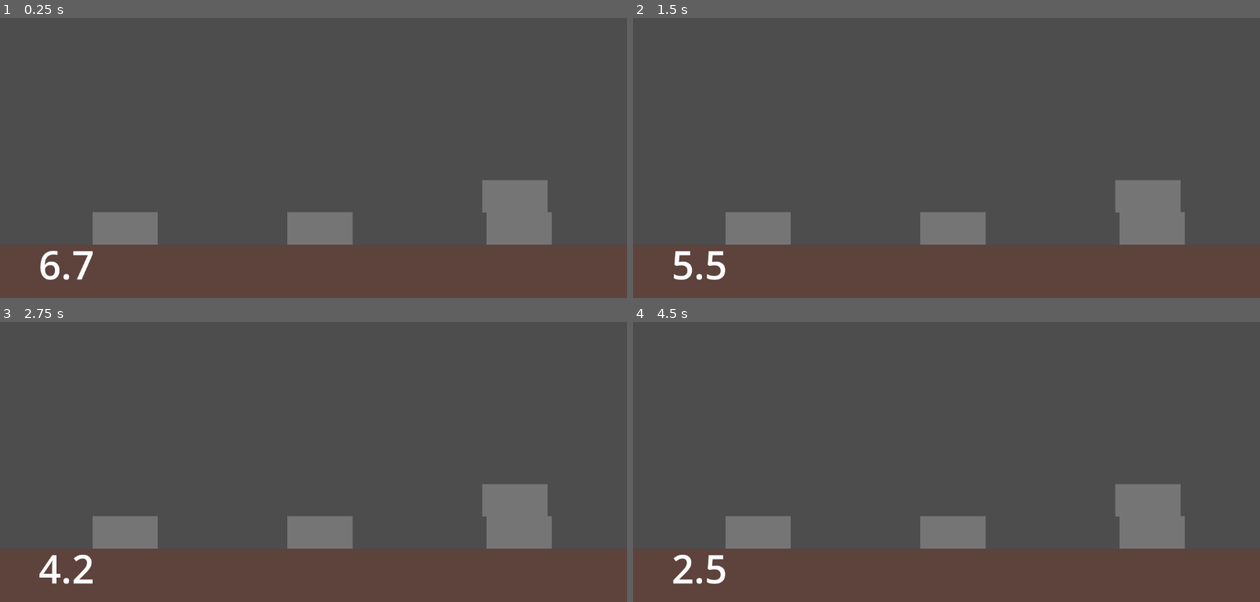
Above: before the commit, frames 1-4 (two rows, left to right).
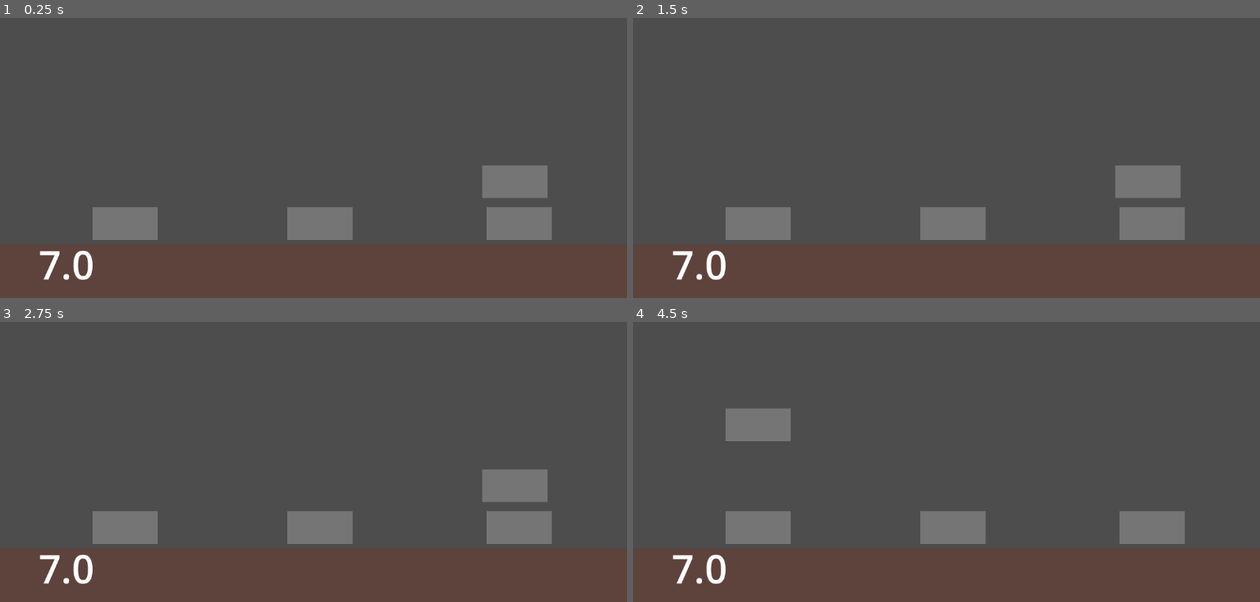
Above: after the commit, the same moments.

Repository: ghost-ily/NSTP_SLB_Project
Game: Godot game, scene res://Game 1 Resources/game1.tscn
Same seed, same stepped clock (60 frames per second), same inputs: the game is played once before the commit and once after it.
Inputs (mouse positions are in pixels of both pictures, inside the frame that each line leads up to):
- Up to frame 1 (0.25 s): no input
- Up to frame 2 (1.5 s): move the mouse to (1084, 104) at 0.52 s; press the mouse at (1084, 104) at 0.53 s; move the mouse to (821, 138) at 1.27 s; release the mouse at (821, 138) at 1.28 s; click (821, 138) at 1.35 s
- Up to frame 3 (2.75 s): move the mouse to (376, 347) at 2.02 s; press the mouse at (376, 347) at 2.03 s
- Up to frame 4 (4.5 s): tap Enter at 2.75 s; move the mouse to (915, 495) at 2.77 s; release the mouse at (915, 495) at 2.78 s; click (915, 495) at 2.85 s; move the mouse to (1134, 478) at 3.52 s; press the mouse at (1134, 478) at 3.53 s; move the mouse to (758, 372) at 4.27 s; release the mouse at (758, 372) at 4.28 s; click (758, 372) at 4.35 s

The runs differ from the first frame. In frame 1, 2.2% of the frame differs, in the area x 6-88%, y 52-94%; in frame 2, 2.1%; in frame 3, 2.1%; in frame 4, 3.4%, in the area x 6-88%, y 30-94%.

Commit message:
Changed brick to toggle to grab

Diff:
--- a/Game 1 Resources/brick.gd
+++ b/Game 1 Resources/brick.gd
@@ -4,7 +4,7 @@
 @onready var under_ray: RayCast2D = $RayCast2D
 
 var has_mouse: bool = false
-var brick_moved: bool = false
+var is_grabbed: bool = false
 var under_object
 
 # Called when the node enters the scene tree for the first time.
@@ -16,9 +16,14 @@
 # Called every frame. 'delta' is the elapsed time since the previous frame.
 func _process(delta: float) -> void:
 	under_object = under_ray.get_collider()
-	if Input.is_action_pressed("left_click") && has_mouse:
+	if Input.is_action_just_pressed("left_click") && has_mouse:
+		if is_grabbed == true:
+			is_grabbed = false
+			has_mouse = false
+		else:
+			is_grabbed = true
+	if is_grabbed == true:
 		self.position = get_global_mouse_position()
-		brick_moved = true
 
 
 func _on_mouse_area_mouse_shape_entered(shape_idx: int) -> void:
@@ -27,7 +32,6 @@
 
 func _on_mouse_area_mouse_shape_exited(shape_idx: int) -> void:
 	has_mouse = false
-	brick_moved = false
 
 
 func get_under_object():
--- a/Game 1 Resources/brick.tscn
+++ b/Game 1 Resources/brick.tscn
@@ -3,6 +3,7 @@
 [ext_resource type="Script" uid="uid://r7ohtqmbm5e3" path="res://Game 1 Resources/brick.gd" id="1_3rsm1"]
 
 [sub_resource type="RectangleShape2D" id="RectangleShape2D_nkspu"]
+size = Vector2(22.666668, 26)
 
 [sub_resource type="CanvasTexture" id="CanvasTexture_awxk8"]
 
--- a/menu_ui.gd
+++ b/menu_ui.gd
@@ -14,6 +14,7 @@
 
 	window.hide()
 	timer.start(7)
+	timer.paused = true
 
 
 # Called every frame. 'delta' is the elapsed time since the previous frame.
@@ -32,5 +33,5 @@
 func _on_button_pressed() -> void:
 	get_parent().start_game()
 	window.hide()
-	timer.start(7)
-	timer.paused = false
+	#timer.start(7)
+	#timer.paused = false
